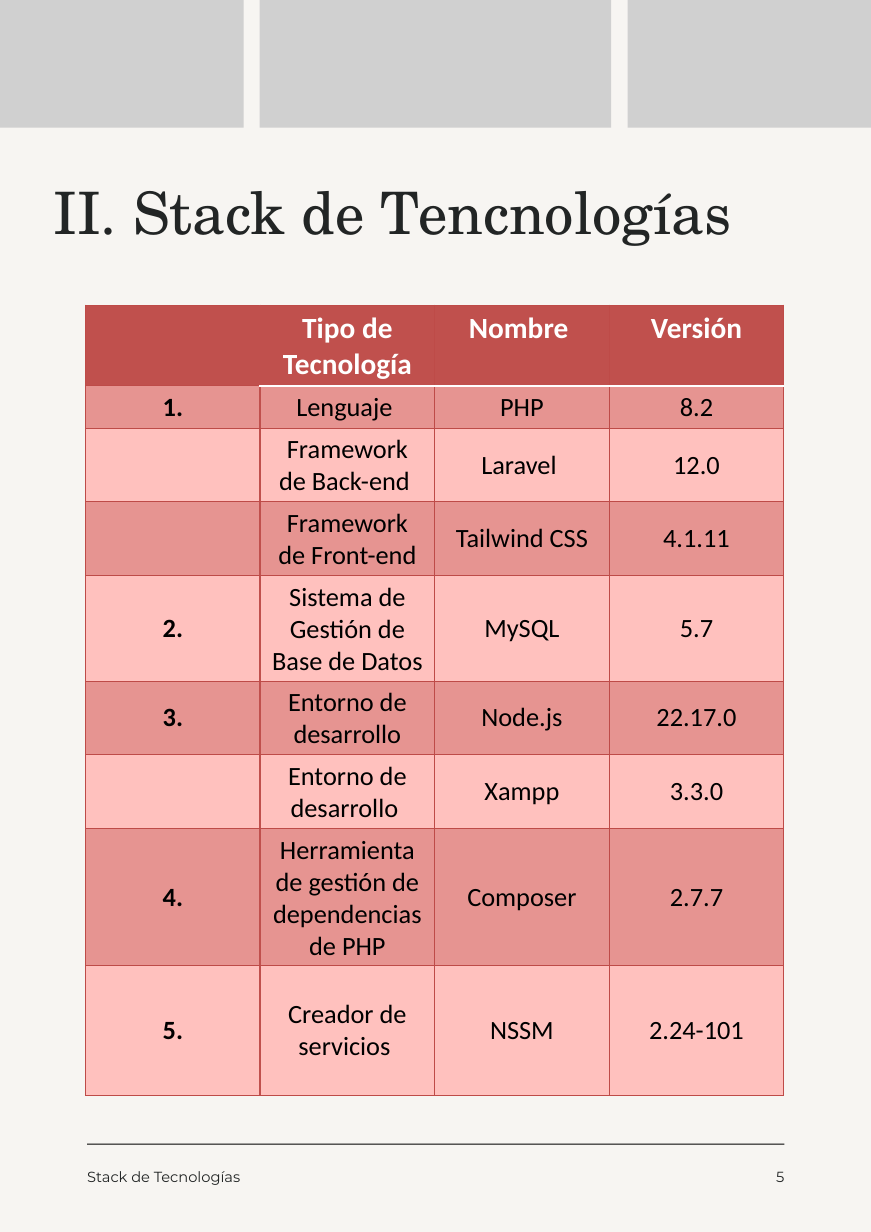
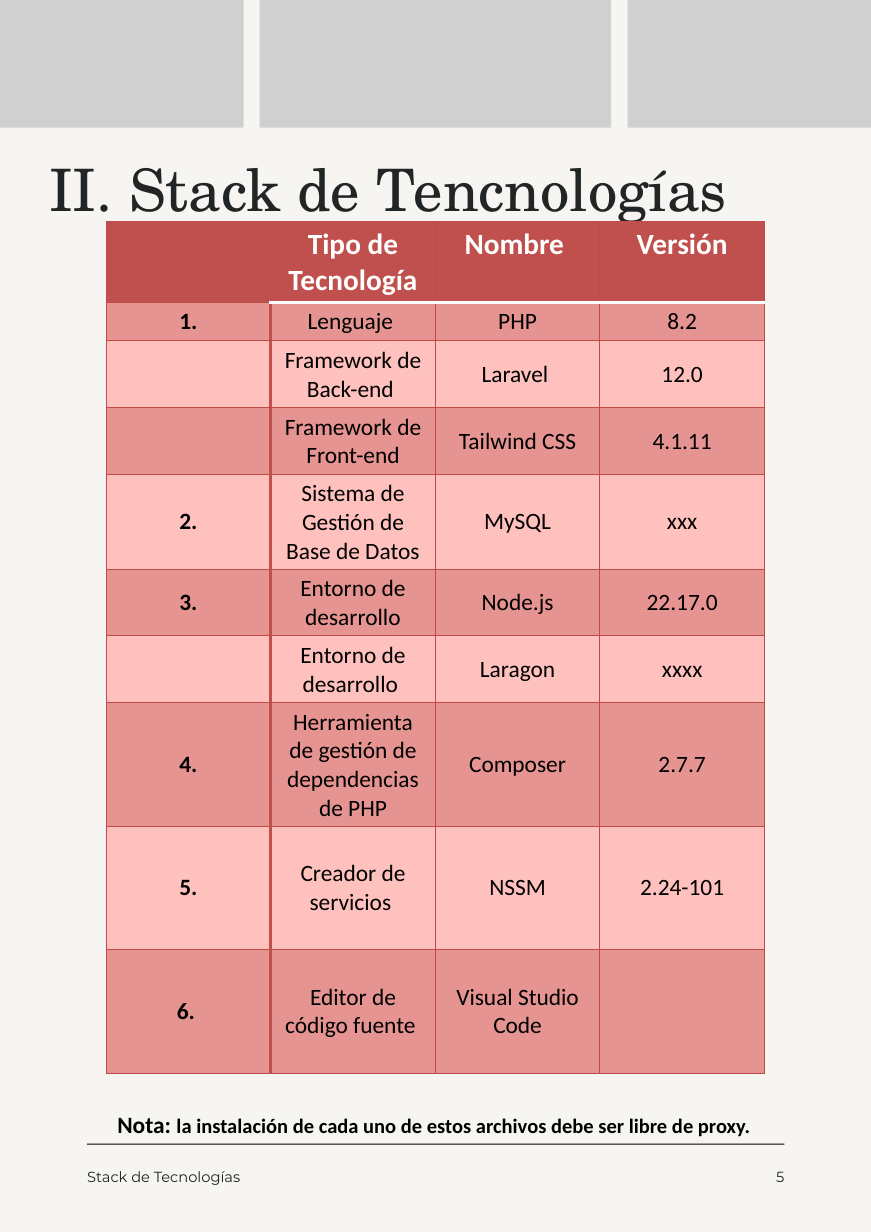
Before and after one commit to moreno-manuel/Pasantia-CVG-FMO, a slide deck: slide 5 of public/files/Manual de Desarrollador.pptx. Drawn at 871x1232 pixels with LibreOffice and Linux fonts; fonts in the diff are those of the drawing; grey boxes stand for pictures. Boxes give left, top, right and bottom in pixels: in the first picture for what was removed or moved away, otherwise in the second. Text is boxed around its words. In the diff, an @@ line names an element or a change of style, - is before the commit and + after.

```diff
--- a/public/files/Manual de Desarrollador.pptx
+++ b/public/files/Manual de Desarrollador.pptx
@@ text "II. Stack de Tencnologías" rewrapped from [53, 191, 732, 246] to [49, 168, 727, 229] @@
@@ table at [107, 221, 764, 1073] @@
-row 5, column 4: 5.7
+row 5, column 4: xxx
-row 7, column 3: Xampp
+row 7, column 3: Laragon
-row 7, column 4: 3.3.0
+row 7, column 4: xxxx
+row 10: 6. | Editor de código fuente | Visual Studio Code | 
@@ table: place and size @@
-table at [85, 306, 786, 1097]
+table at [107, 221, 764, 1073]
@@ text added at [117, 1117, 750, 1137], 14 pt, text #000000, bold @@
+Nota: la instalación de cada uno de estos archivos debe ser libre de proxy.
```
Also in this commit, not shown: 7 other slides changed, 2 slides added, 1 other file.
